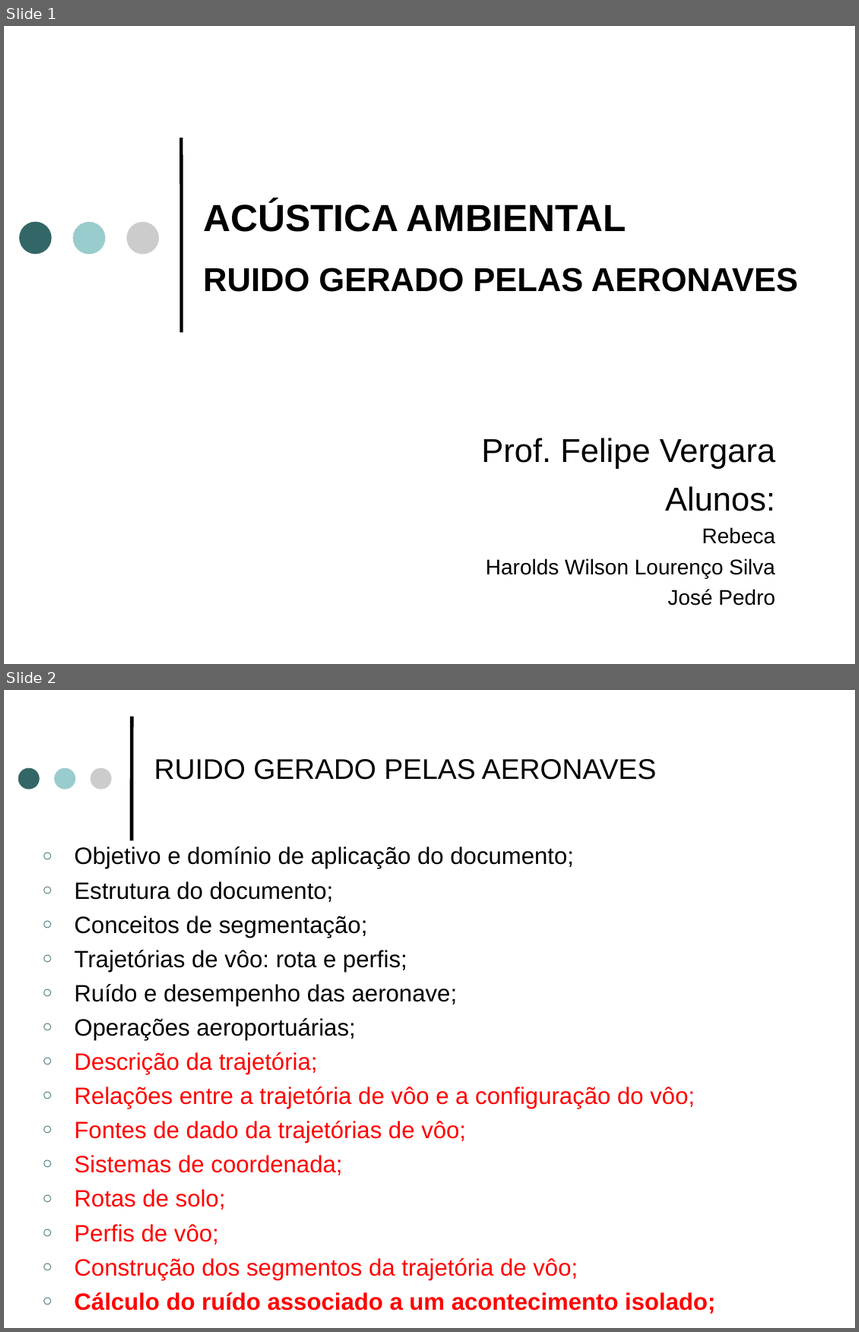
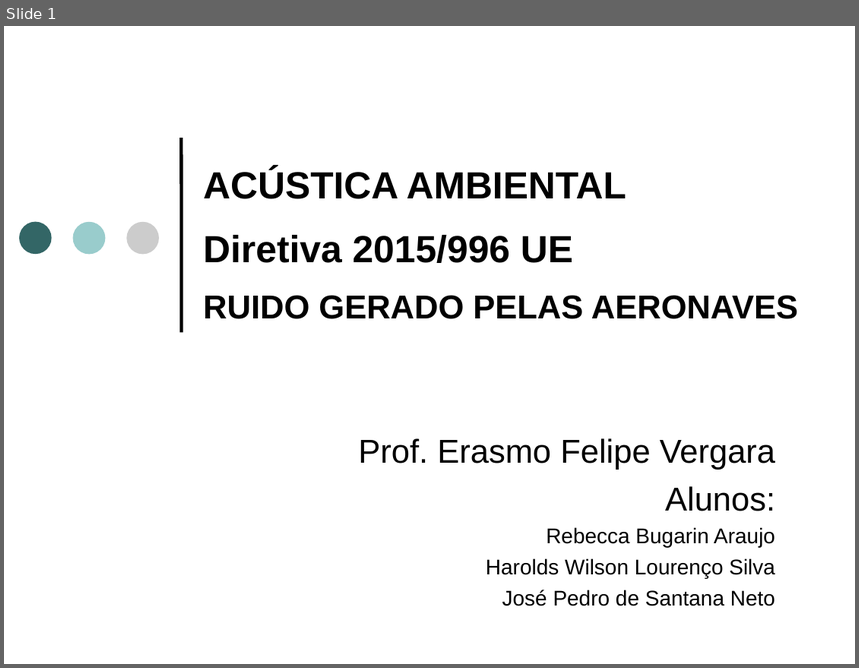
Before and after one commit to josepedro/Aircraft_Noise_Study, a slide deck: aircraft_noise_slides.ppt. Shown one above the other, each under a label of ours: slides 1 and 2 before the commit, slide 1 after it. The pictures are 859x1332 and 859x668 pixels, drawn with LibreOffice and Linux fonts; fonts in the diff are those of the drawing. Boxes give left, top, right and bottom in pixels: in the first picture for what was removed or moved away, otherwise in the second. Text is boxed around its words. In the diff, an @@ line names an element or a change of style, - is before the commit and + after.

```diff
--- a/aircraft_noise_slides.ppt
+++ b/aircraft_noise_slides.ppt
@@ slide 2 removed at [4, 690, 855, 1328], background #FFFFFF @@
@@ line removed from (132, 839) to (132, 718) @@
@@ ellipse removed at [18, 768, 40, 790] @@
@@ ellipse removed at [54, 768, 75, 790] @@
@@ ellipse removed at [90, 768, 111, 790] @@
@@ text removed at [154, 759, 656, 780] @@
-RUIDO GERADO PELAS AERONAVES
@@ text removed at [74, 847, 715, 1314] @@
-○ Objetivo e domínio de aplicação do documento;
-○ Estrutura do documento;
-○ Conceitos de segmentação;
-○ Trajetórias de vôo: rota e perfis;
-○ Ruído e desempenho das aeronave;
-○ Operações aeroportuárias;
-○ Descrição da trajetória;
-○ Relações entre a trajetória de vôo e a configuração do vôo;
-○ Fontes de dado da trajetórias de vôo;
-○ Sistemas de coordenada;
-○ Rotas de solo;
-○ Perfis de vôo;
-○ Construção dos segmentos da trajetória de vôo;
-○ Cálculo do ruído associado a um acontecimento isolado;
@@ slide 1 changed as well @@
@@ text at [203, 169, 798, 319]: text changed; size 28 to 32 pt @@
-ACÚSTICA AMBIENTAL
-RUIDO GERADO PELAS AERONAVES
+ACÚSTICA AMBIENTAL
+Diretiva 2015/996 UE
+RUIDO GERADO PELAS AERONAVES
@@ text at [358, 439, 775, 470]: text changed @@
-Prof. Felipe Vergara
+Prof. Erasmo Felipe Vergara
@@ text at [546, 528, 775, 548]: text changed @@
-Rebeca
+Rebecca Bugarin Araujo
@@ text at [503, 590, 775, 607]: text changed @@
-José Pedro
+José Pedro de Santana Neto
```
Also in this commit, not shown: 15 other slides changed, 2 slides added, 1 other slide removed.
